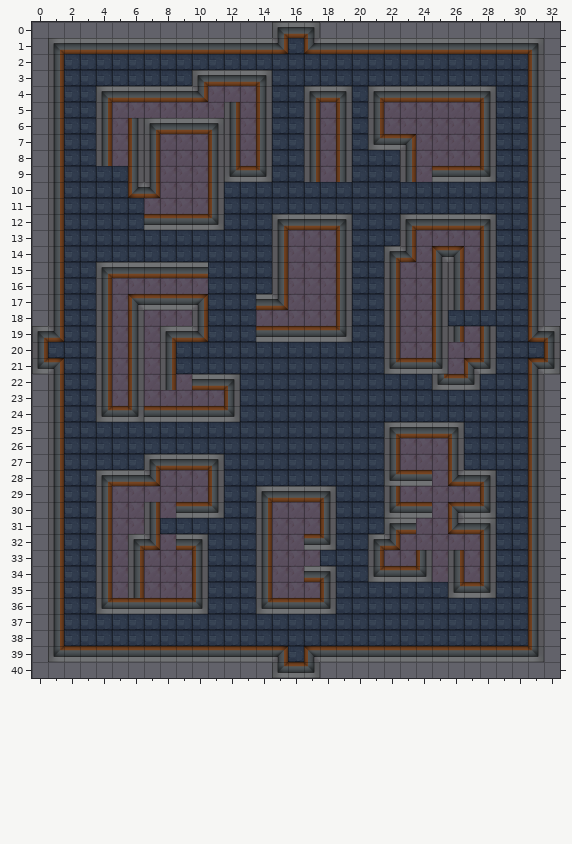
A Tiled map gets an edit: assets/resAsset/tileMap/map/map02.tmx. That is the earlier state.
Cells are 64x64 px. Shown: x 0..32, y 0..40.
The same view after the edit:
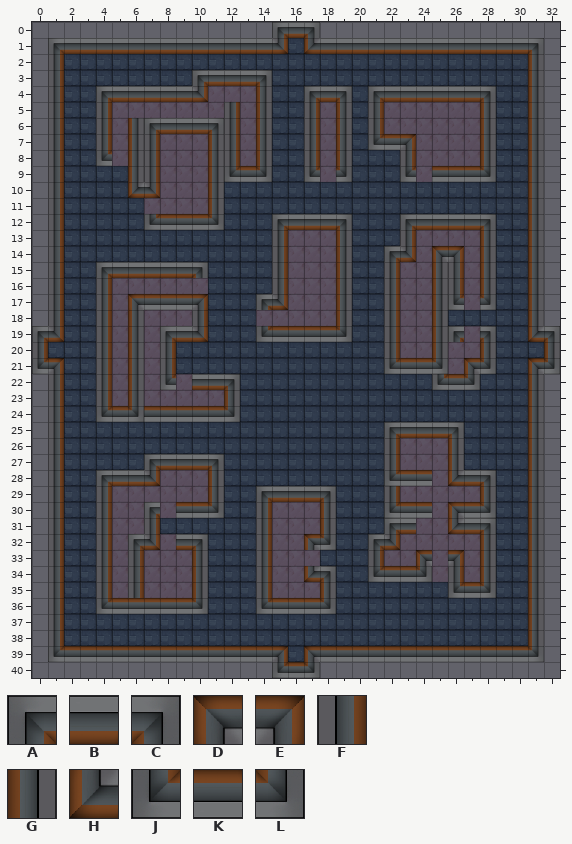
Key: from "map1": A 0, B 1, C 2, D 3, E 4, F 5, G 7, H 8, J 10, K 11, L 12.
_ is an empty cell.
Changes in this commit:
Layer "map":
y 8: x 4 F -> J
y 9: x 17 F -> J; x 19 G -> L; x 23 F -> J
y 12: x 7 K -> J
y 15: x 10 B -> C
y 17: x 14 B -> A; x 26 F -> J; x 28 G -> L
y 19: x 14 K -> J; x 26 F -> A; x 28 G -> C
y 22: x 8 F -> J
y 30: x 7 F -> A
y 32: x 17 K -> D
y 33: x 24 G -> D; x 26 F -> E
y 34: x 17 B -> H
